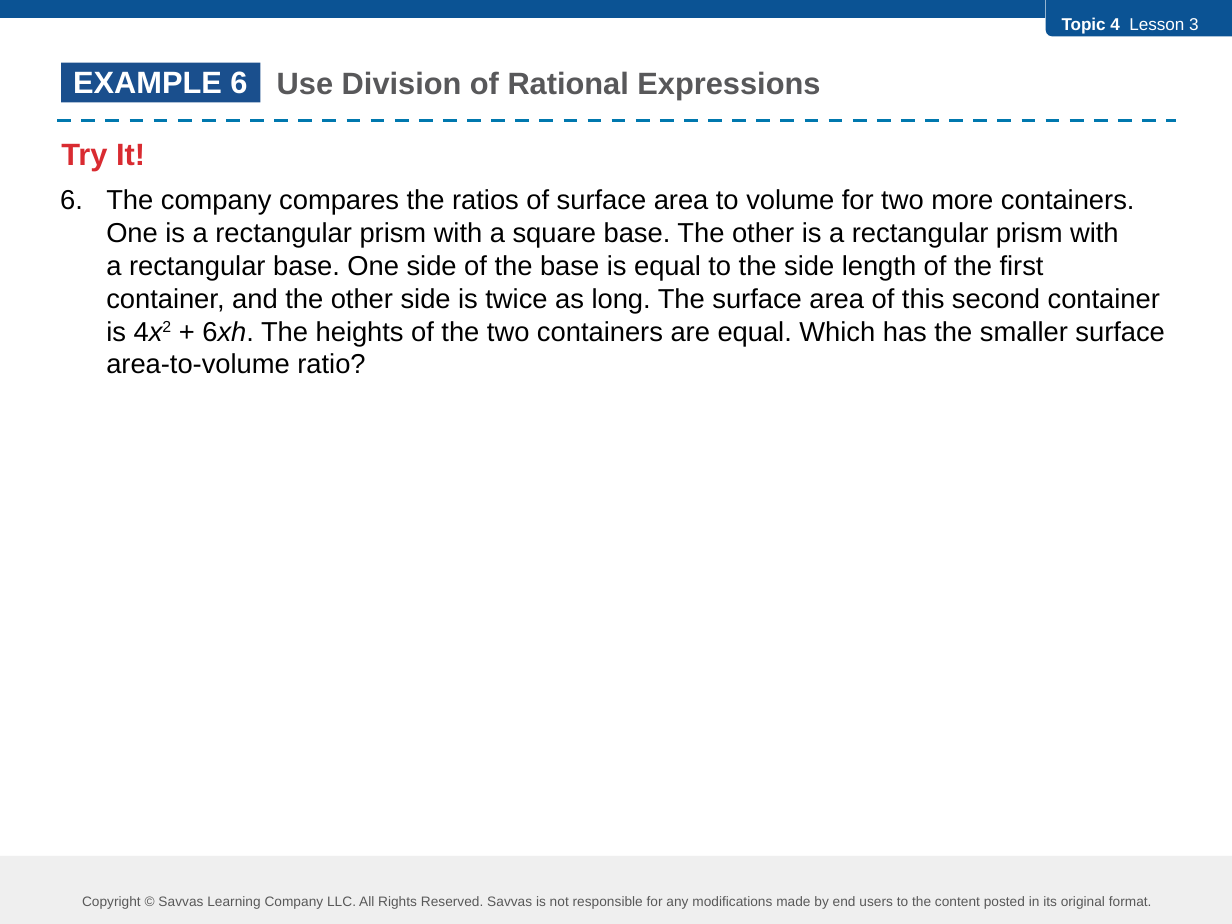
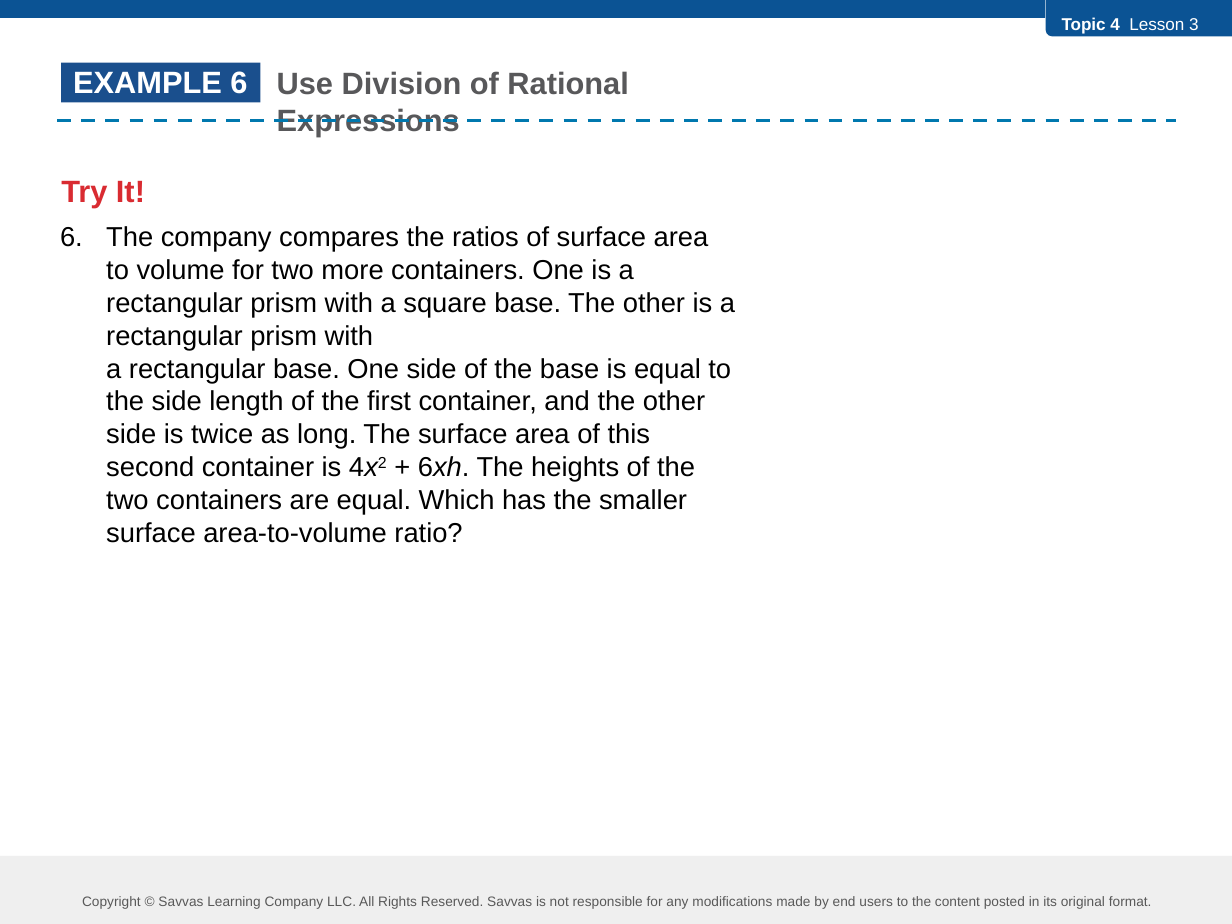
Before and after one commit to robjohncolson/feb25-25, a slide deck: slide 26 of L4-3.pptx (slide 17 before the commit). Drawn at 1232x924 pixels with LibreOffice and Linux fonts; fonts in the diff are those of the drawing. Boxes give left, top, right and bottom in pixels: in the first picture for what was removed or moved away, otherwise in the second. Text is boxed around its words. In the diff, an @@ line names an element or a change of style, - is before the commit and + after.

```diff
--- a/L4-3.pptx
+++ b/L4-3.pptx
@@ text "Use Division of Rational Expressions" rewrapped from <box>61,71,1165,374</box> to <box>61,71,735,543</box> @@
```
Also in this commit, not shown: 7 other slides changed, 9 slides added, 2 slides removed, 7 other files.
